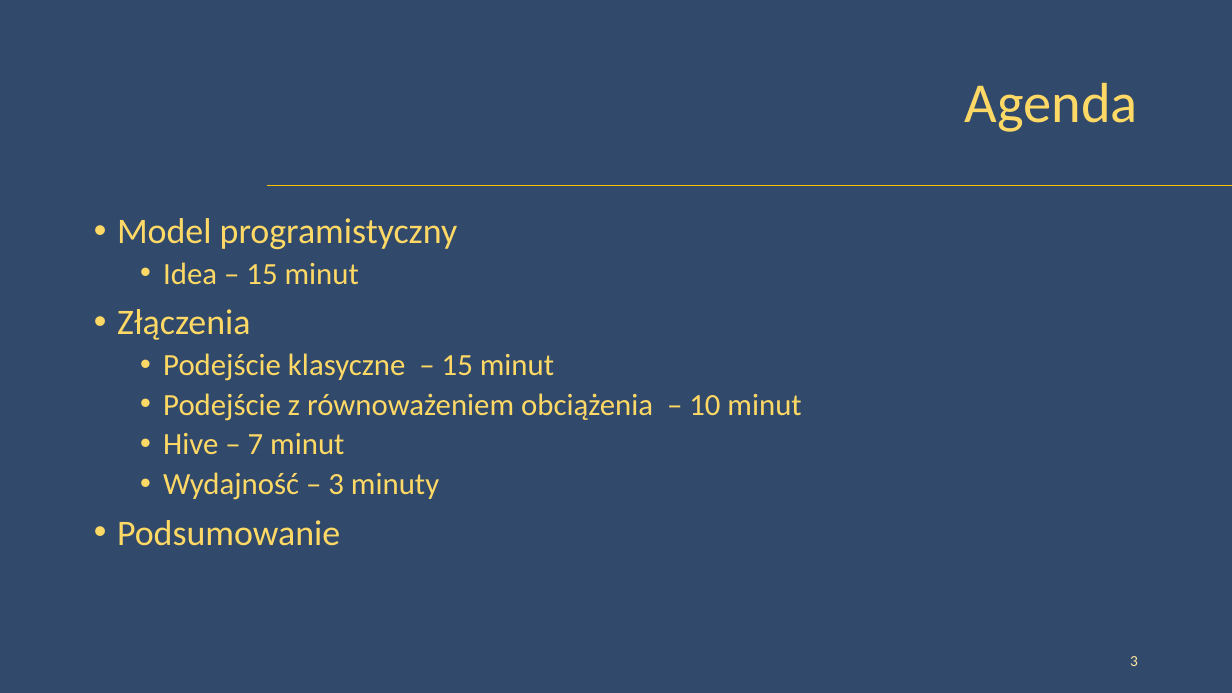
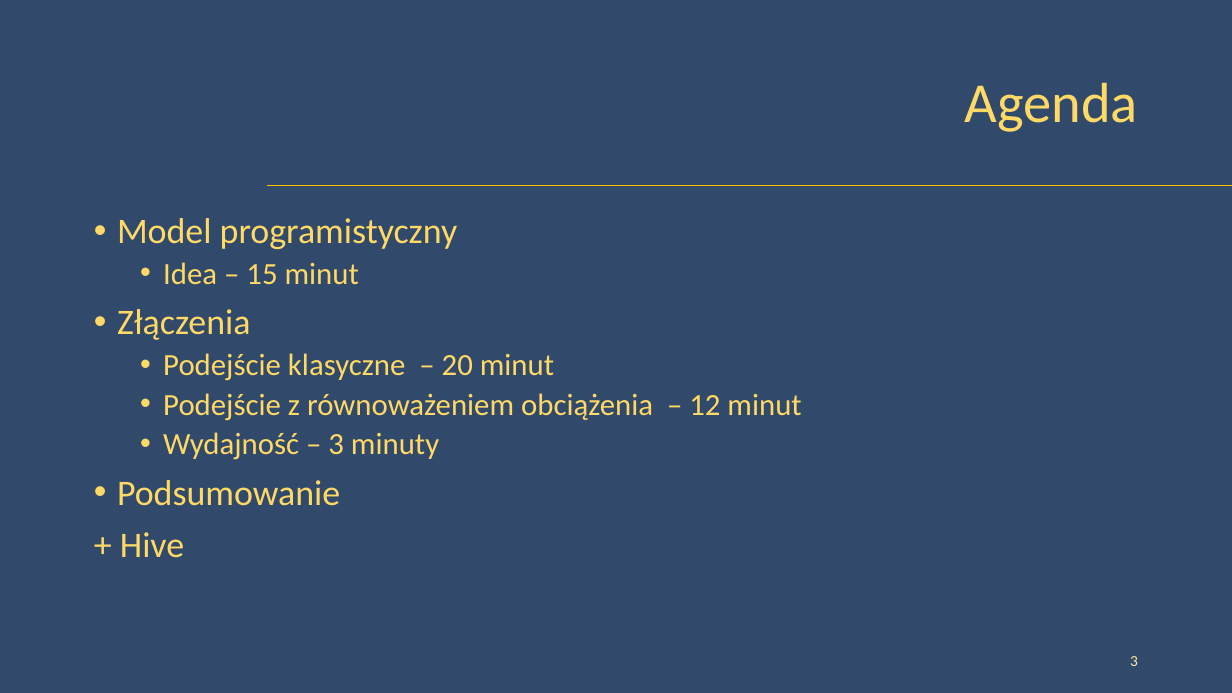
Before and after one commit to peczwy/DbConf2015, a slide deck: slide 3 of DbConf - Złączenia w modelu MapReduce - Lite.pptx. Drawn at 1232x693 pixels with LibreOffice and Linux fonts; fonts in the diff are those of the drawing; background and template pictures are left out. Boxes give left, top, right and bottom in pixels: in the first picture for what was removed or moved away, otherwise in the second. Text is boxed around its words. In the diff, an @@ line names an element or a change of style, - is before the commit and + after.

Commit message:
wycięcie HIVE

```diff
--- a/DbConf - Złączenia w modelu MapReduce - Lite.pptx
+++ b/DbConf - Złączenia w modelu MapReduce - Lite.pptx
@@ text at <box>163,353,801,421</box>: text changed @@
-  • Podejście klasyczne – 15 minut
-  • Podejście z równoważeniem obciążenia – 10 minut
-  • Hive – 7 minut
+  • Podejście klasyczne – 20 minut
+  • Podejście z równoważeniem obciążenia – 12 minut
@@ text at <box>120,532,184,558</box>: paragraph added @@
++ Hive
```
Also in this commit, not shown: 1 other slide changed, 2 slides added, 2 other files.
